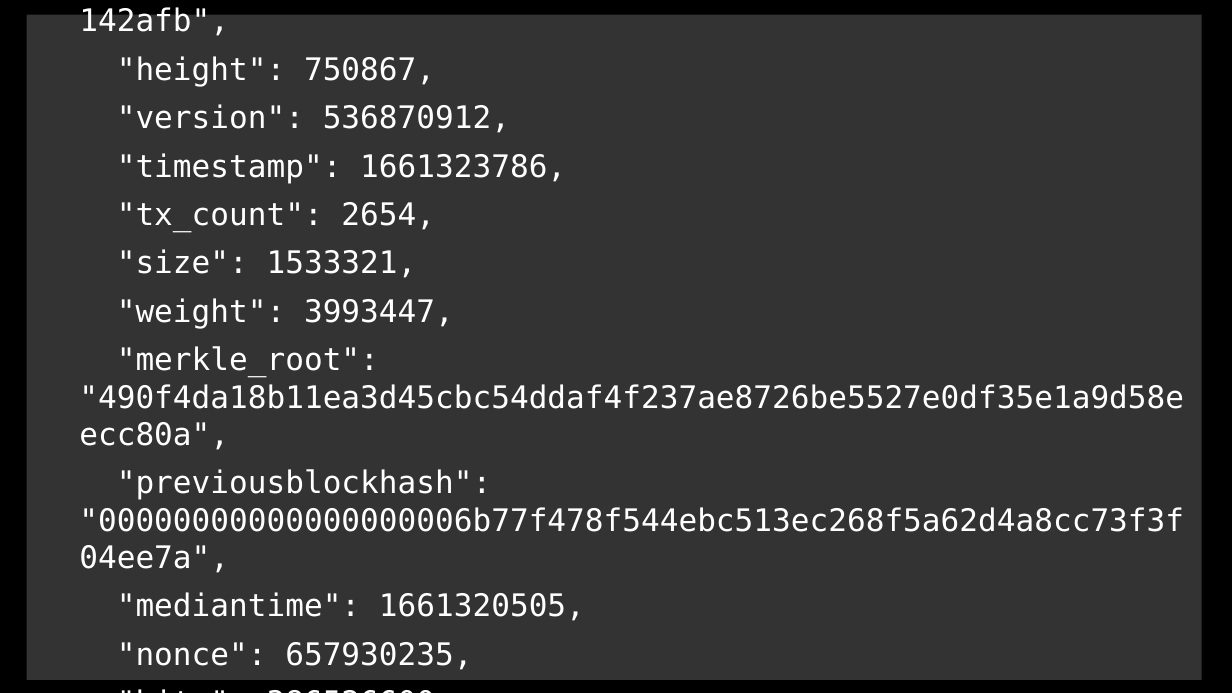
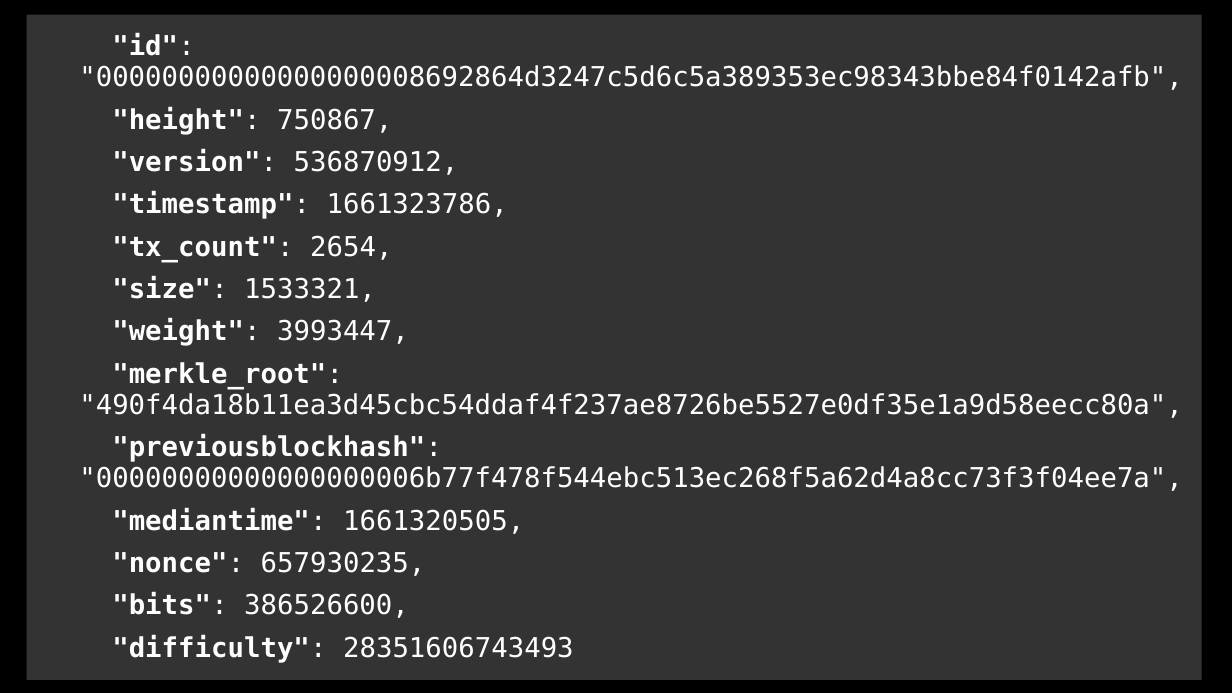
Before and after one commit to cmdruid/bitcoin-programming, a slide deck: slide 21 of slides/bitcoin-whitepaper-review.odp (slide 20 before the commit). Drawn at 1232x693 pixels with LibreOffice and Linux fonts; fonts in the diff are those of the drawing. Boxes give left, top, right and bottom in pixels: in the first picture for what was removed or moved away, otherwise in the second. Text is boxed around its words. In the diff, an @@ line names an element or a change of style, - is before the commit and + after.

```diff
--- a/slides/bitcoin-whitepaper-review.odp
+++ b/slides/bitcoin-whitepaper-review.odp
@@ text at (27, 15, 1202, 680): paragraph removed @@
-{
@@ text at (27, 15, 1202, 680): paragraph removed @@
-}
@@ text ""id": "00000000000000000008692864d3247c5d6c5a389353ec98343bb ..." at (27, 15, 1202, 680): size 20 to 17.6 pt; bold on in ""id":", ""height":", ""version":", ""timestamp":" and 9 more places; line spacing 1 to 0.95 @@
```
Also in this commit, not shown: 4 other slides changed, 5 slides added, 1 slide removed, 7 other files.
